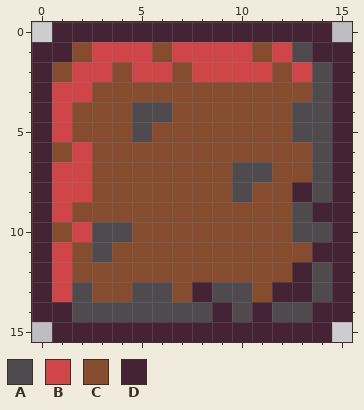
Two versions of one pixel-art sprite, app/src/main/res/drawable/b1.png. Above: the version before the commit.
The file is 16x16 pixels.
Palette (. is transparent): A #4e4a4e  B #d04648  C #854c30  D #442434
Pixels before, first column x 0:
 0 .DDDDDDDDDDDDDD.
 1 DDCBBBCBBBBCBADD
 2 DCBBCBBCBBBBCBAD
 3 DBBCCCCCCCCCCCAD
 4 DBCCCAACCCCCCAAD
 5 DBCCCACCCCCCCAAD
 6 DCBCCCCCCCCCCCAD
 7 DBBCCCCCCCAACCAD
 8 DBBCCCCCCCACCDAD
 9 DBCCCCCCCCCCCADD
10 DCBAACCCCCCCCAAD
11 DBCACCCCCCCCCCDD
12 DBCCCCCCCCCCCDAD
13 DBACCAACDAACDDAD
14 DDAAAAAAADADAADD
15 .DDDDDDDDDDDDDD.
New version:
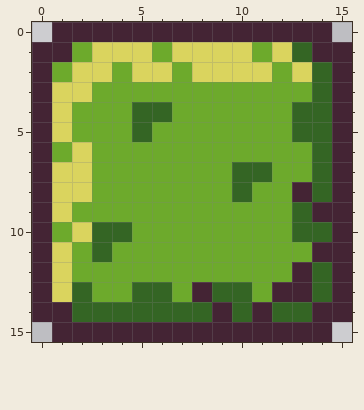
Edits made:
{"colour":"A","old":"#4e4a4e","new":"#346524"}
{"colour":"B","old":"#d04648","new":"#dad45e"}
{"colour":"C","old":"#854c30","new":"#6daa2c"}
